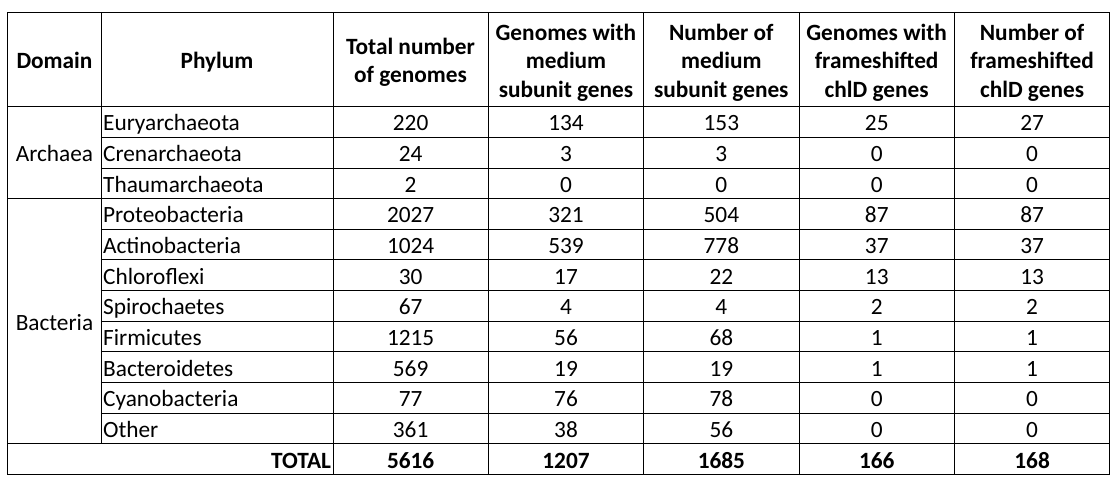
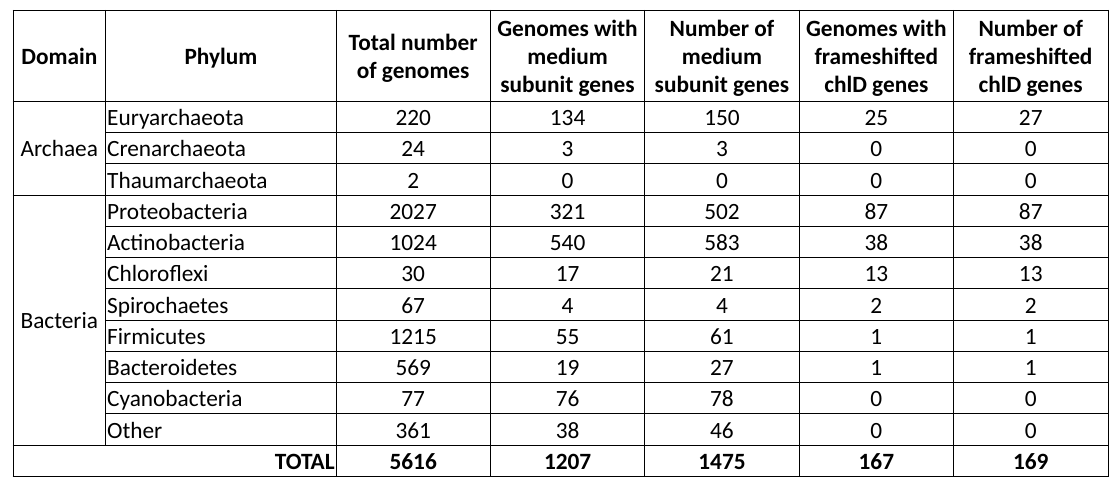
Before and after one commit to vanya-antonov/article-chelatase, a slide deck: slide 1 of images/statistics_table.pptx. Drawn at 1120x490 pixels with LibreOffice and Linux fonts; fonts in the diff are those of the drawing. Boxes give left, top, right and bottom in pixels: in the first picture for what was removed or moved away, otherwise in the second. Text is boxed around its words. In the diff, an @@ line names an element or a change of style, - is before the commit and + after.

```diff
--- a/images/statistics_table.pptx
+++ b/images/statistics_table.pptx
@@ table at (x1=13, y1=10, x2=1105, y2=476) @@
-row 2, column 5: 153
+row 2, column 5: 150
-row 5, column 5: 504
+row 5, column 5: 502
-row 6:  | Actinobacteria | 1024 | 539 | 778 | 37 | 37
+row 6:  | Actinobacteria | 1024 | 540 | 583 | 38 | 38
-row 7, column 5: 22
+row 7, column 5: 21
-row 9, column 4: 56
+row 9, column 4: 55
-row 9, column 5: 68
+row 9, column 5: 61
-row 10, column 5: 19
+row 10, column 5: 27
-row 12, column 5: 56
+row 12, column 5: 46
-row 13: TOTAL |  | 5616 | 1207 | 1685 | 166 | 168
+row 13: TOTAL |  | 5616 | 1207 | 1475 | 167 | 169
@@ table resized from (x1=8, y1=13, x2=1112, y2=475) to (x1=13, y1=10, x2=1105, y2=476) @@
```
Also in this commit, not shown: 15 other files.
